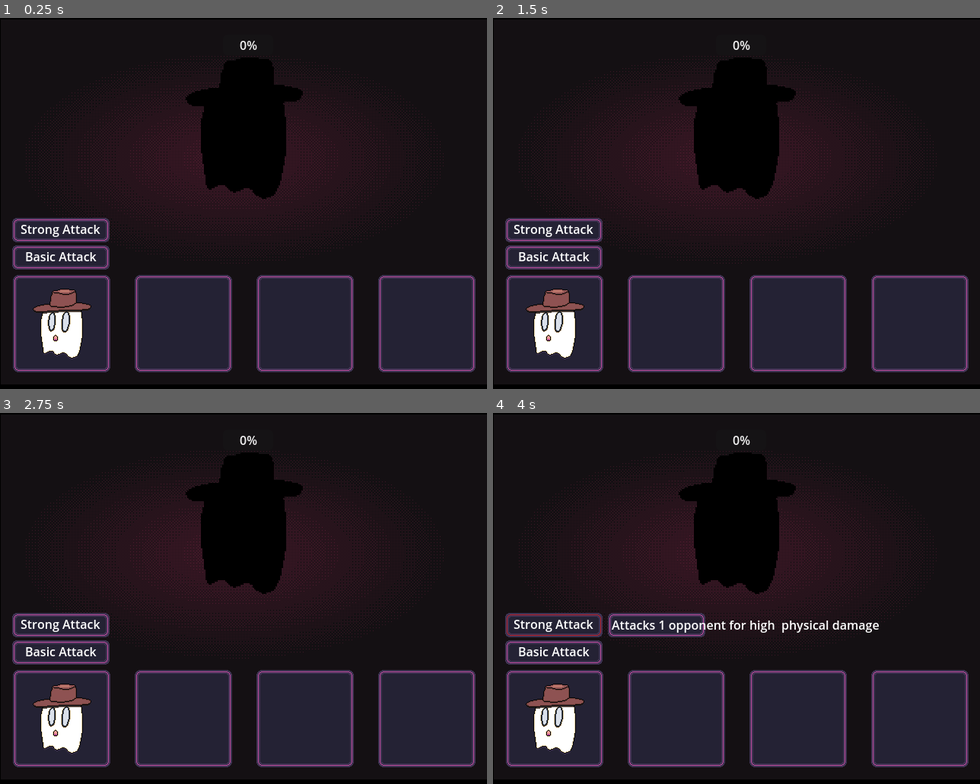
Above: before the commit, frames 1-4 (two rows, left to right).
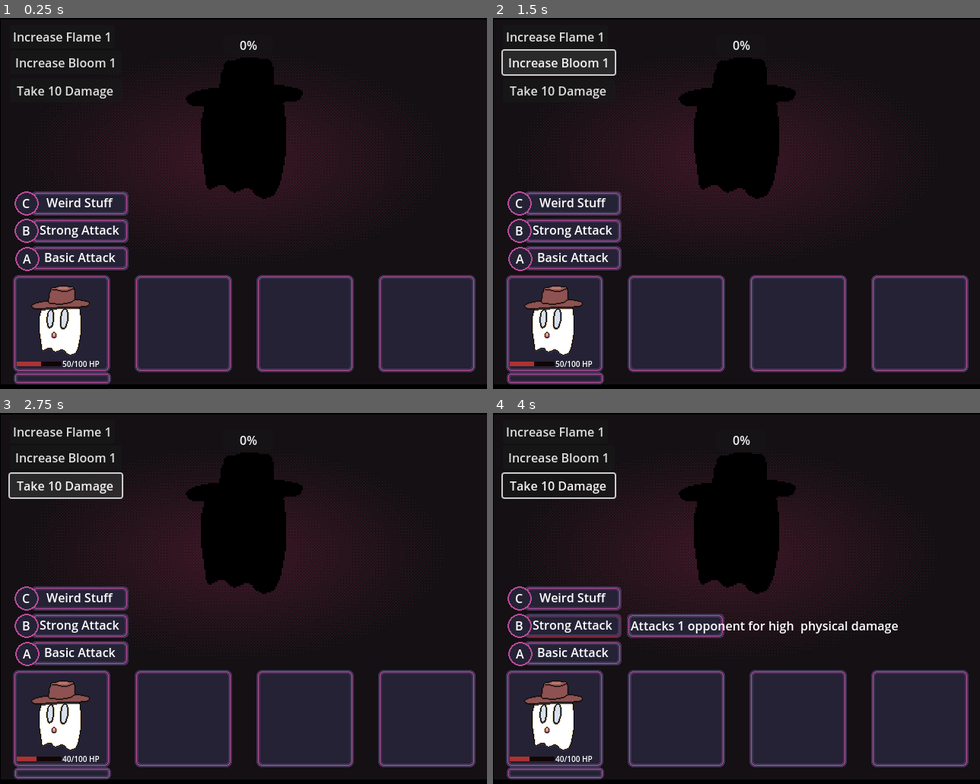
Above: after the commit, the same moments.

Repository: seventhfonon/sunshift
Game: Godot game, scene res://Scenes/battle.tscn
The game is run twice, just before and just after one commit, with the same random seed, the same clock (stepped at 60 frames per second) and the same inputs. This scene is started directly instead of the project's main scene.
Inputs (mouse positions are in pixels of both pictures, inside the frame that each line leads up to):
- Up to frame 1 (0.25 s): no input
- Up to frame 2 (1.5 s): click (556, 36) at 0.5 s, where only the run after the commit has a clickable "Increase Flame 1"; click (561, 62) at 1.25 s, where only the run after the commit has a clickable "Increase Bloom 1"
- Up to frame 3 (2.75 s): click (68, 487) at 2 s, where only the run after the commit has a clickable "Take 10 Damage"
- Up to frame 4 (4 s): move the mouse to (551, 654) at 2.77 s; hold D (right) 2.78-3.53 s; move the mouse to (551, 624) at 3.52 s; hold S (down) from 3.53 s (still down)

The runs differ from the first frame. In frame 1, 5.6% of the frame differs, in the area x 2-27%, y 3-99%; in frame 2, 7.1%; in frame 3, 7.0%; in frame 4, 7.2%, in the area x 1-84%, y 3-99%.

Commit message:
Added alignment and health bars. Added test buttons for alignment and health

Diff:
--- /dev/null
+++ b/Resources/WeirdAttack.tres
@@ -0,0 +1,11 @@
+[gd_resource type="Resource" script_class="MoveData" load_steps=2 format=3 uid="uid://ba0x2rvesagq6"]
+
+[ext_resource type="Script" uid="uid://ci1baj5r5i5du" path="res://Scripts/move_data.gd" id="1_h86eh"]
+
+[resource]
+script = ExtResource("1_h86eh")
+name = "Weird Stuff"
+description = "Does weird shit"
+cost = 1
+actions = Array[GDScript]([])
+metadata/_custom_type_script = "uid://ci1baj5r5i5du"
--- a/Scenes/battle.tscn
+++ b/Scenes/battle.tscn
@@ -1,5 +1,6 @@
-[gd_scene load_steps=17 format=3 uid="uid://dplf3w6258fiu"]
-
+[gd_scene load_steps=25 format=3 uid="uid://dplf3w6258fiu"]
+
+[ext_resource type="Script" uid="uid://b14m37fi43snl" path="res://Scripts/battle.gd" id="1_7vlph"]
 [ext_resource type="Texture2D" uid="uid://dt0urq00dx0ux" path="res://Sprites/Battle2.png" id="1_w7k78"]
 [ext_resource type="Script" uid="uid://caqjdo3i1nmgt" path="res://Scripts/character.gd" id="2_lrv64"]
 [ext_resource type="Texture2D" uid="uid://cn6w054nkix17" path="res://Sprites/Ghost_Fly1.png" id="2_ww2ai"]
@@ -10,8 +11,14 @@
 [ext_resource type="Texture2D" uid="uid://bqhm21uwaf318" path="res://Sprites/Ghost_Fly6.png" id="7_rssjf"]
 [ext_resource type="PackedScene" uid="uid://cui022lm7gg6e" path="res://Scenes/action_box.tscn" id="9_qeyqd"]
 [ext_resource type="Resource" uid="uid://bn86sep2ovm4f" path="res://Resources/StrongAttack.tres" id="10_k7mbx"]
+[ext_resource type="Texture2D" uid="uid://dubk0uqmsgqwm" path="res://Sprites/MoveButton.png" id="10_xkp4y"]
+[ext_resource type="Resource" uid="uid://ba0x2rvesagq6" path="res://Resources/WeirdAttack.tres" id="11_heh15"]
 [ext_resource type="Script" uid="uid://12hsnutok5st" path="res://Scripts/enemy.gd" id="11_rssjf"]
 [ext_resource type="Texture2D" uid="uid://dsomx2qlc4unc" path="res://Sprites/Ghost1.png" id="11_upb72"]
+[ext_resource type="Texture2D" uid="uid://d4caamak50r2s" path="res://Sprites/TwoWayProgressBarInnerEmpty.png" id="13_fonr4"]
+[ext_resource type="Texture2D" uid="uid://dwi2ov5su0qmm" path="res://Sprites/TwoWayProgressBarOuter.png" id="13_vd41i"]
+[ext_resource type="Texture2D" uid="uid://dj57348oh05p6" path="res://Sprites/ProgressBarFlameHalf.png" id="19_387br"]
+[ext_resource type="Texture2D" uid="uid://cl01f7nxv15yg" path="res://Sprites/ProgressBarBloomHalf.png" id="20_emx8f"]
 
 [sub_resource type="SpriteFrames" id="SpriteFrames_heh15"]
 animations = [{
@@ -75,37 +82,105 @@
 &"fly": SubResource("Animation_qeyqd")
 }
 
-[node name="Battle" type="Node2D"]
+[sub_resource type="Theme" id="Theme_486ce"]
+default_font_size = 10
+
+[node name="Battle" type="Node2D" node_paths=PackedStringArray("player_character")]
+script = ExtResource("1_7vlph")
+player_character = NodePath("Character")
 
 [node name="Background" type="Sprite2D" parent="."]
 texture_filter = 1
 position = Vector2(321, 242)
 texture = ExtResource("1_w7k78")
 
-[node name="Character" type="Node2D" parent="."]
-script = ExtResource("2_lrv64")
-
-[node name="AnimatedSprite2D" type="AnimatedSprite2D" parent="Character"]
-texture_filter = 1
-position = Vector2(82, 402)
-sprite_frames = SubResource("SpriteFrames_heh15")
-animation = &"fly"
-frame_progress = 0.0438422
-
-[node name="AnimationPlayer" type="AnimationPlayer" parent="Character"]
-libraries = {
-&"": SubResource("AnimationLibrary_upb72")
-}
-
-[node name="Sprite2D" type="Sprite2D" parent="Character"]
-visible = false
-
-[node name="ActionBox" parent="." instance=ExtResource("9_qeyqd")]
-position = Vector2(321, 239)
-
-[node name="ActionBox2" parent="." instance=ExtResource("9_qeyqd")]
-position = Vector2(321, 203)
+[node name="BattleGUI" type="Node2D" parent="."]
+
+[node name="ActionBox" parent="BattleGUI" instance=ExtResource("9_qeyqd")]
+position = Vector2(346, 240)
+
+[node name="ActionButton" type="Node2D" parent="BattleGUI/ActionBox"]
+position = Vector2(-321, -239)
+
+[node name="Sprite2D" type="Sprite2D" parent="BattleGUI/ActionBox/ActionButton"]
+texture_filter = 1
+position = Vector2(11, 316)
+texture = ExtResource("10_xkp4y")
+
+[node name="Label" type="Label" parent="BattleGUI/ActionBox/ActionButton"]
+texture_filter = 1
+offset_left = -2.0
+offset_top = 303.0
+offset_right = 24.0
+offset_bottom = 329.0
+text = "A"
+horizontal_alignment = 1
+vertical_alignment = 1
+
+[node name="ActionBox2" parent="BattleGUI" instance=ExtResource("9_qeyqd")]
+position = Vector2(346, 204)
 move_data = ExtResource("10_k7mbx")
+
+[node name="ActionButton2" type="Node2D" parent="BattleGUI/ActionBox2"]
+position = Vector2(-321, -203)
+
+[node name="Sprite2D" type="Sprite2D" parent="BattleGUI/ActionBox2/ActionButton2"]
+texture_filter = 1
+position = Vector2(10, 279)
+texture = ExtResource("10_xkp4y")
+
+[node name="Label" type="Label" parent="BattleGUI/ActionBox2/ActionButton2"]
+texture_filter = 1
+offset_left = -3.0
+offset_top = 266.0
+offset_right = 23.0
+offset_bottom = 292.0
+text = "B"
+horizontal_alignment = 1
+vertical_alignment = 1
+
+[node name="ActionBox3" parent="BattleGUI" instance=ExtResource("9_qeyqd")]
+position = Vector2(346, 168)
+move_data = ExtResource("11_heh15")
+
+[node name="ActionButton3" type="Node2D" parent="BattleGUI/ActionBox3"]
+position = Vector2(-321, -167)
+
+[node name="Sprite2D" type="Sprite2D" parent="BattleGUI/ActionBox3/ActionButton3"]
+texture_filter = 1
+position = Vector2(10, 243)
+texture = ExtResource("10_xkp4y")
+
+[node name="Label" type="Label" parent="BattleGUI/ActionBox3/ActionButton3"]
+texture_filter = 1
+offset_left = -3.0
+offset_top = 230.0
+offset_right = 23.0
+offset_bottom = 256.0
+text = "C"
+horizontal_alignment = 1
+vertical_alignment = 1
+
+[node name="FlameButton" type="Button" parent="BattleGUI"]
+offset_left = 13.0
+offset_top = 9.0
+offset_right = 100.0
+offset_bottom = 40.0
+text = "Increase Flame 1"
+
+[node name="BloomButton" type="Button" parent="BattleGUI"]
+offset_left = 13.0
+offset_top = 43.0
+offset_right = 160.0
+offset_bottom = 74.0
+text = "Increase Bloom 1"
+
+[node name="TakeDamageButton" type="Button" parent="BattleGUI"]
+offset_left = 13.0
+offset_top = 80.0
+offset_right = 160.0
+offset_bottom = 111.0
+text = "Take 10 Damage"
 
 [node name="Enemy" type="Node2D" parent="."]
 script = ExtResource("11_rssjf")
@@ -130,3 +205,76 @@
 offset_top = 22.0
 offset_right = 359.0
 offset_bottom = 49.0
+metadata/_edit_use_anchors_ = true
+
+[node name="Character" type="Node2D" parent="."]
+script = ExtResource("2_lrv64")
+
+[node name="AnimatedSprite2D" type="AnimatedSprite2D" parent="Character"]
+texture_filter = 1
+position = Vector2(80, 398)
+sprite_frames = SubResource("SpriteFrames_heh15")
+animation = &"fly"
+frame_progress = 0.0438422
+
+[node name="AnimationPlayer" type="AnimationPlayer" parent="Character"]
+libraries = {
+&"": SubResource("AnimationLibrary_upb72")
+}
+
+[node name="Sprite2D" type="Sprite2D" parent="Character"]
+visible = false
+
+[node name="AlignmentBar" type="TextureProgressBar" parent="Character"]
+offset_left = 18.0
+offset_top = 466.0
+offset_right = 147.0
+offset_bottom = 482.0
+value = 10.0
+fill_mode = 6
+texture_under = ExtResource("13_fonr4")
+texture_over = ExtResource("13_vd41i")
+
+[node name="FlameBar" type="TextureProgressBar" parent="Character"]
+offset_left = 18.0
+offset_top = 466.0
+offset_right = 146.0
+offset_bottom = 482.0
+value = 10.0
+texture_under = ExtResource("13_fonr4")
+texture_progress = ExtResource("19_387br")
+texture_progress_offset = Vector2(64, 0)
+
+[node name="HealthBar" type="TextureProgressBar" parent="Character"]
+offset_left = 22.0
+offset_top = 447.0
+offset_right = 150.0
+offset_bottom = 463.0
+value = 10.0
+texture_under = ExtResource("19_387br")
+texture_progress = ExtResource("19_387br")
+tint_under = Color(0.103744, 0.103744, 0.103744, 1)
+
+[node name="HealthLabel" type="Label" parent="Character/HealthBar"]
+layout_mode = 0
+offset_left = 59.0
+offset_top = 1.0
+offset_right = 111.0
+offset_bottom = 15.0
+theme = SubResource("Theme_486ce")
+text = "0/100 HP"
+horizontal_alignment = 1
+
+[node name="BloomBar" type="TextureProgressBar" parent="Character"]
+offset_left = 18.0
+offset_top = 466.0
+offset_right = 146.0
+offset_bottom = 482.0
+value = 40.0
+fill_mode = 1
+texture_progress = ExtResource("20_emx8f")
+
+[connection signal="pressed" from="BattleGUI/FlameButton" to="." method="_on_flame_button_pressed"]
+[connection signal="pressed" from="BattleGUI/FlameButton" to="." method="_on_button_pressed"]
+[connection signal="pressed" from="BattleGUI/BloomButton" to="." method="_on_bloom_button_pressed"]
+[connection signal="pressed" from="BattleGUI/TakeDamageButton" to="." method="_on_take_damage_button_pressed"]
--- /dev/null
+++ b/Scripts/battle.gd
@@ -0,0 +1,14 @@
+extends Node2D
+
+@export var player_character: PlayerCharacter
+
+func _on_bloom_button_pressed() -> void:
+	player_character.increase_bloom(1)
+
+
+func _on_flame_button_pressed() -> void:
+		player_character.increase_flame(1)
+
+
+func _on_take_damage_button_pressed() -> void:
+	player_character.take_damage(10)
--- a/Scripts/character.gd
+++ b/Scripts/character.gd
@@ -1,5 +1,62 @@
-extends Node2D
+class_name PlayerCharacter extends Node2D
 @onready var _animated_sprite = $AnimatedSprite2D
+
+@export var max_health: int = 100
+@export var max_flame: int = 10
+@export var max_bloom: int = 10
+@export var max_alignment: int = 10
+
+
+var health: int = 50
+var flame: int = 0
+var bloom: int = 0
+var alignment: int = 0
+var is_alive: bool = 1
+#@onready var alignment_bar = $AlignmentBar
 
 func _process(_delta):
 		_animated_sprite.play("fly")
+		update_stat_bars()
+
+
+func set_character_stats(_health: int, _max_health: int):
+	max_health = _max_health
+	health = _max_health
+
+func update_stat_bars():
+	set_progress_bar($FlameBar, max_flame, flame)
+	set_progress_bar($BloomBar, max_bloom, bloom)
+	set_progress_bar($HealthBar, max_health, health)
+	var text:String = "%s/%s HP"%[health,max_health]
+	$HealthBar/HealthLabel.text = text
+
+func set_progress_bar(bar: TextureProgressBar, max: int, val: int):
+	if (bar as TextureProgressBar).max_value != max:
+		(bar as TextureProgressBar).max_value = max
+	if (bar as TextureProgressBar).value != val:
+		(bar as TextureProgressBar).value = val
+
+func increase_flame(amount: int):
+	alignment += amount
+	if alignment > max_alignment:
+		alignment = max_alignment
+	if alignment > 0:
+		bloom = 0
+		flame = alignment
+	else:
+		bloom = abs(alignment)
+	#flame += amount
+
+func increase_bloom(amount: int):
+	alignment -= amount
+	if alignment < -max_alignment:
+		alignment = -max_alignment
+	if alignment < 0:
+		flame = 0
+		bloom = abs(alignment)
+	else:
+		flame = abs(alignment)
+	#bloom += amount
+
+func take_damage(amount: int):
+	health = max(health - amount, 0)
Not shown, added: Scripts/battle.gd.uid
Binary file added: Sprites/MoveButton.aseprite
Binary file added: Sprites/MoveButton.png
Not shown, added: Sprites/MoveButton.png.import
Binary file added: Sprites/ProgressBarBloom.png
Not shown, added: Sprites/ProgressBarBloom.png.import
Binary file added: Sprites/ProgressBarBloomHalf.png
Not shown, added: Sprites/ProgressBarBloomHalf.png.import
Binary file added: Sprites/ProgressBarFlame.png
Not shown, added: Sprites/ProgressBarFlame.png.import
Binary file added: Sprites/ProgressBarFlameHalf.png
Not shown, added: Sprites/ProgressBarFlameHalf.png.import
(and 9 more such lines)
